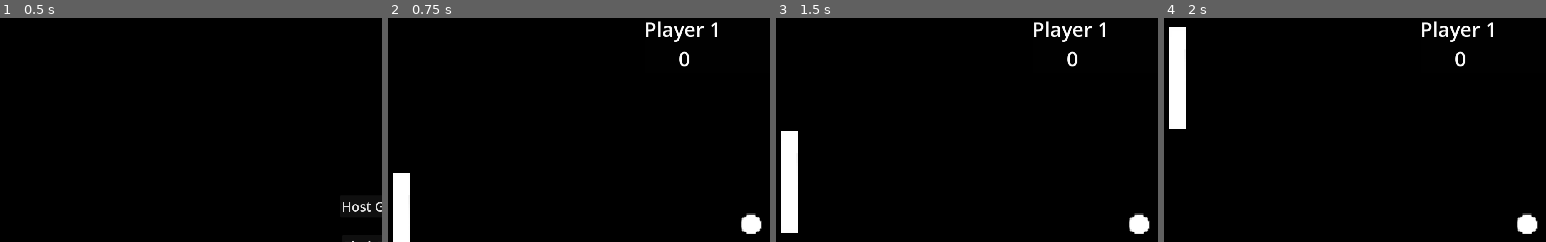
Above: before the commit, frames 1-4 (left to right).
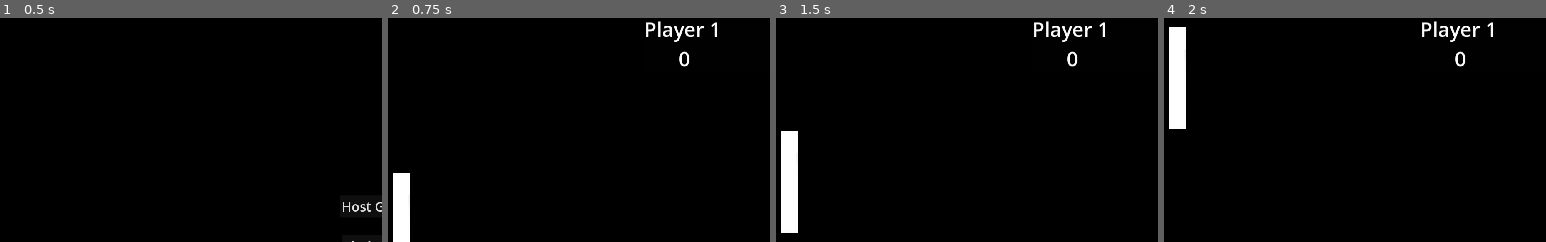
Above: after the commit, the same moments.

Repository: KrukDallan/pong
Game: Godot game, scene res://scenes/root/root.tscn
Same seed, same stepped clock (60 frames per second), same inputs: the game is played once before the commit and once after it.
Inputs:
- Up to frame 1 (0.5 s): no input
- Up to frame 2 (0.75 s): click "Host Game" at 0.5 s
- Up to frame 3 (1.5 s): tap Enter at 1.25 s; hold Up from 1.28 s (still down)
- Up to frame 4 (2 s): keep holding Up
The pictures show only the part of the screen within x 0-50%, y 4-54%; the shares and areas given below are measured in that part.

Frame 1 is identical in both runs. In frame 2, 0.4% of the frame differs, in the area x 92-98%, y 87-97%; in frame 3, 0.4%; in frame 4, 0.4%.

Commit message:
:construction:

Diff:
--- a/scenes/root/root.gd
+++ b/scenes/root/root.gd
@@ -37,7 +37,7 @@
 	$Multiplayer.visible = false
 	print("manage player1: ", manage_player1)
 	rpc("show_score")
-	add_ball()
+	rpc("add_ball")
 	if multiplayer.get_peers().size() >= 2:
 		var ball = get_tree().get_first_node_in_group("ball")
 		if ball != null:
@@ -60,6 +60,7 @@
 func position_player2(player):
 	player.position = Vector2(1800,540)
 
+@rpc("authority", "call_remote")
 func add_ball():
 	var ball = ball_scene.instantiate()
 	call_deferred("add_child",ball)
